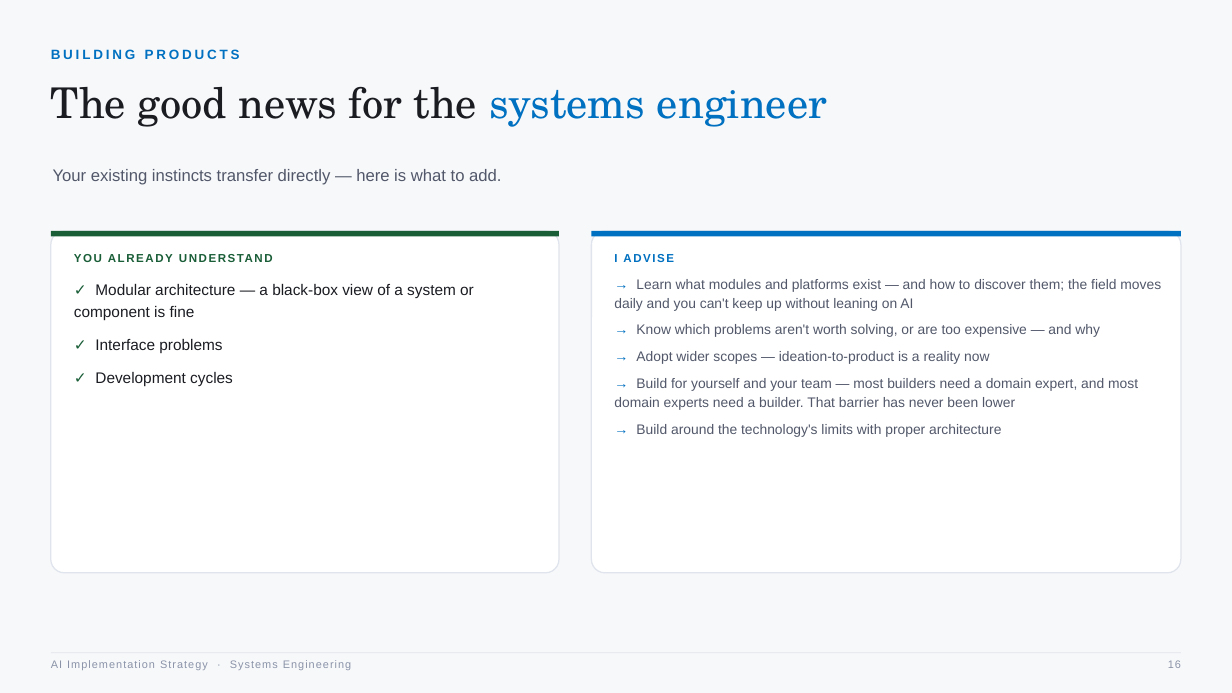
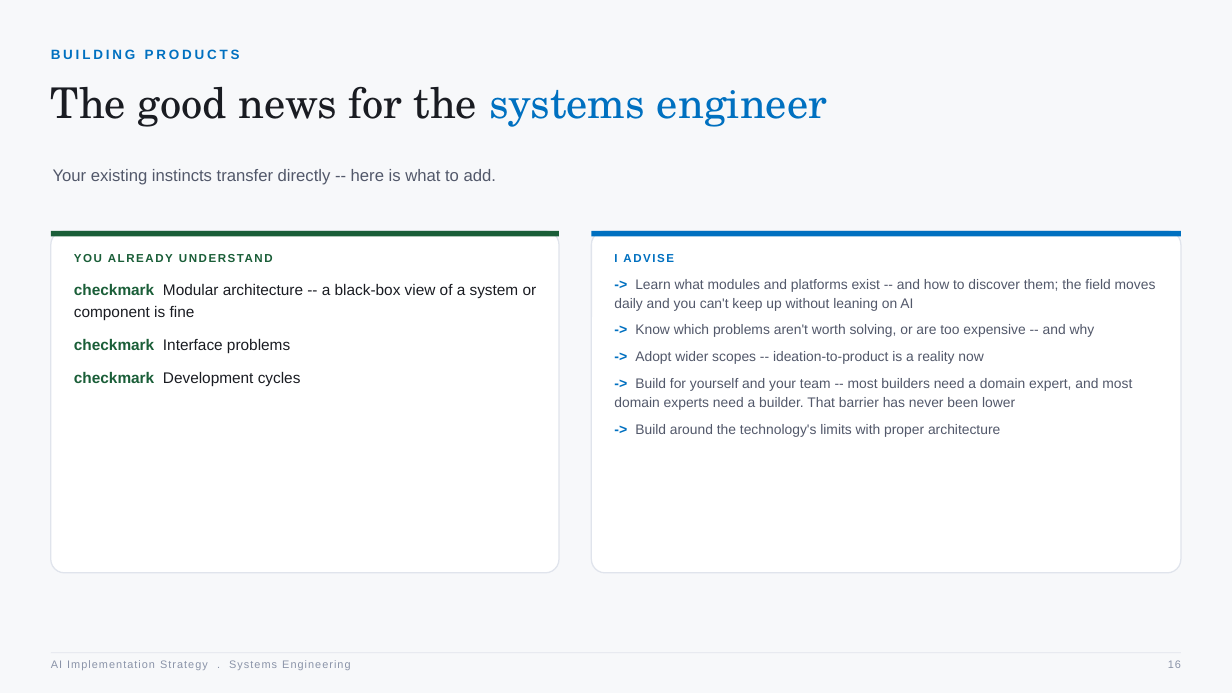
Before and after one commit to betodon96-svg/sai-workflow-app, a slide deck: slide 16 of AI_Implementation_Strategy_SE_Workshop.pptx. Drawn at 1232x693 pixels with LibreOffice and Linux fonts; fonts in the diff are those of the drawing. Boxes give left, top, right and bottom in pixels: in the first picture for what was removed or moved away, otherwise in the second. Text is boxed around its words. In the diff, an @@ line names an element or a change of style, - is before the commit and + after.

```diff
--- a/AI_Implementation_Strategy_SE_Workshop.pptx
+++ b/AI_Implementation_Strategy_SE_Workshop.pptx
@@ text at box(53, 169, 496, 185): text changed @@
-Your existing instincts transfer directly — here is what to add.
+Your existing instincts transfer directly -- here is what to add.
@@ text at box(74, 284, 537, 387): text changed @@
-✓ Modular architecture — a black-box view of a system or component is fine
-✓ Interface problems
-✓ Development cycles
+checkmark Modular architecture -- a black-box view of a system or component is fine
+checkmark Interface problems
+checkmark Development cycles
@@ text at box(614, 279, 1156, 437): text changed @@
-→ Learn what modules and platforms exist — and how to discover them; the field moves daily and you can't keep up without leaning on AI
-→ Know which problems aren't worth solving, or are too expensive — and why
-→ Adopt wider scopes — ideation-to-product is a reality now
-→ Build for yourself and your team — most builders need a domain expert, and most domain experts need a builder. That barrier has never been lower
-→ Build around the technology's limits with proper architecture
+-> Learn what modules and platforms exist -- and how to discover them; the field moves daily and you can't keep up without leaning on AI
+-> Know which problems aren't worth solving, or are too expensive -- and why
+-> Adopt wider scopes -- ideation-to-product is a reality now
+-> Build for yourself and your team -- most builders need a domain expert, and most domain experts need a builder. That barrier has never been lower
+-> Build around the technology's limits with proper architecture
@@ text at box(51, 660, 350, 670): text changed @@
-AI Implementation Strategy · Systems Engineering
+AI Implementation Strategy . Systems Engineering
```
Also in this commit, not shown: 19 other slides changed, 5 slides added, 1 slide removed.
